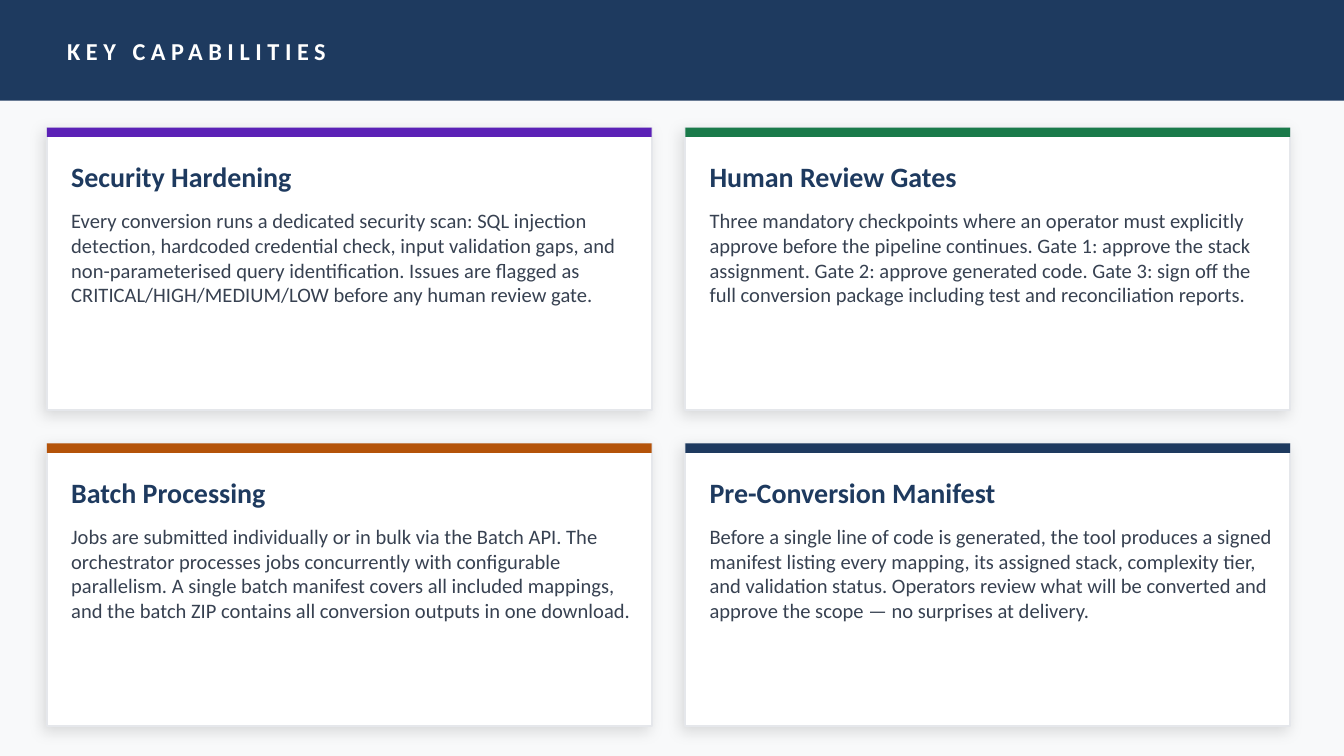
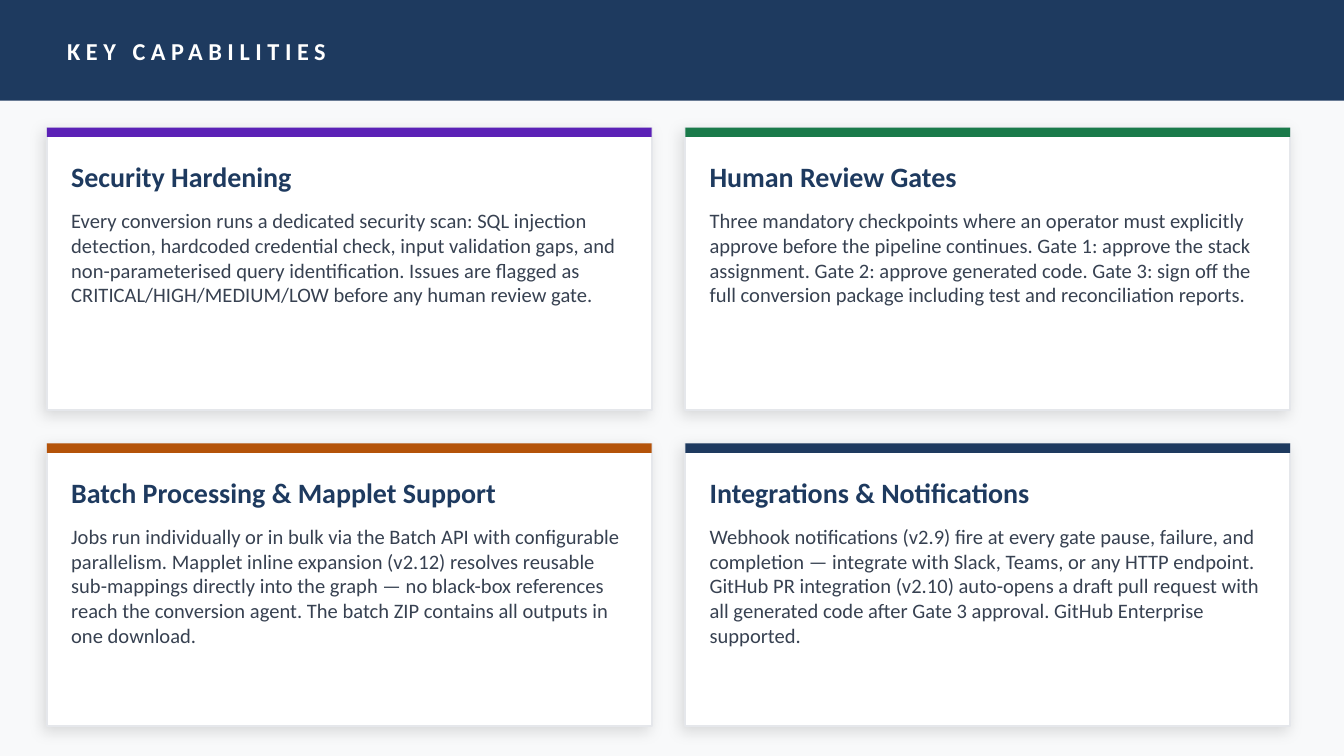
Before and after one commit to ad25343/InformaticaConversion, a slide deck: slide 6 of docs/Informatica Conversion Tool - Internal Roadshow.pptx. Drawn at 1344x756 pixels with LibreOffice and Linux fonts; fonts in the diff are those of the drawing. Boxes give left, top, right and bottom in pixels: in the first picture for what was removed or moved away, otherwise in the second. Text is boxed around its words. In the diff, an @@ line names an element or a change of style, - is before the commit and + after.

```diff
--- a/docs/Informatica Conversion Tool - Internal Roadshow.pptx
+++ b/docs/Informatica Conversion Tool - Internal Roadshow.pptx
@@ text at [71,483,496,508]: text changed @@
-Batch Processing
+Batch Processing & Mapplet Support
@@ text at [710,483,1029,508]: text changed @@
-Pre-Conversion Manifest
+Integrations & Notifications
@@ text at [71,529,619,643]: text changed @@
-Jobs are submitted individually or in bulk via the Batch API. The orchestrator processes jobs concurrently with configurable parallelism. A single batch manifest covers all included mappings, and the batch ZIP contains all conversion outputs in one download.
+Jobs run individually or in bulk via the Batch API with configurable parallelism. Mapplet inline expansion (v2.12) resolves reusable sub-mappings directly into the graph — no black-box references reach the conversion agent. The batch ZIP contains all outputs in one download.
@@ text at [710,529,1259,647]: text changed @@
-Before a single line of code is generated, the tool produces a signed manifest listing every mapping, its assigned stack, complexity tier, and validation status. Operators review what will be converted and approve the scope — no surprises at delivery.
+Webhook notifications (v2.9) fire at every gate pause, failure, and completion — integrate with Slack, Teams, or any HTTP endpoint. GitHub PR integration (v2.10) auto-opens a draft pull request with all generated code after Gate 3 approval. GitHub Enterprise supported.
```
Also in this commit, not shown: 1 other slide changed, 1 other file.
